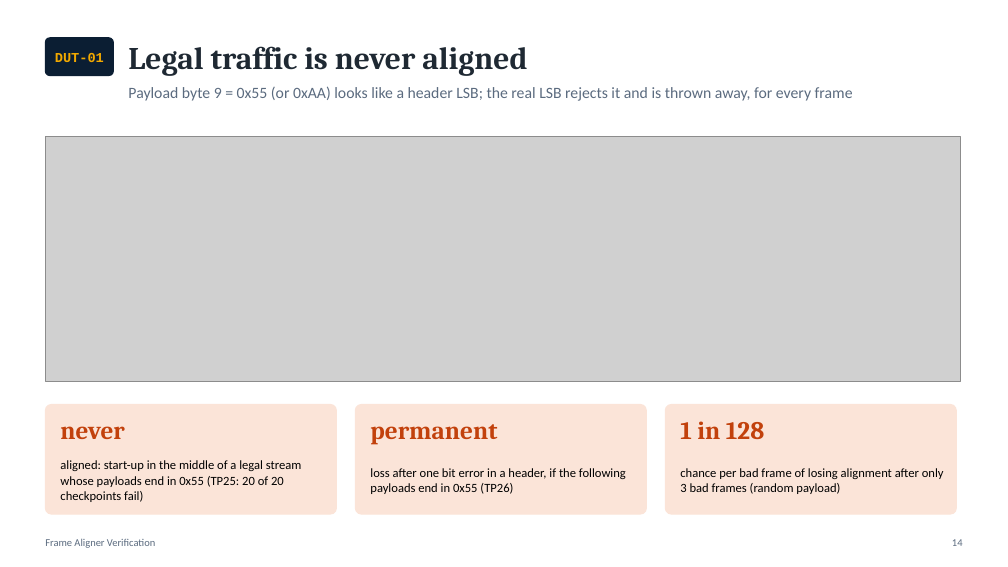
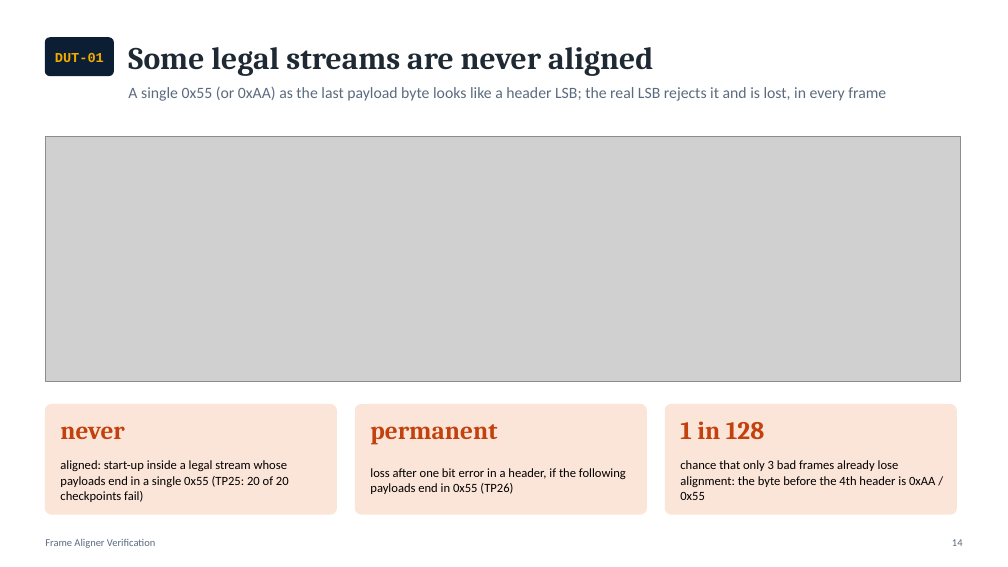
Before and after one commit to yakir1991/Frame-Aligner-verification, a slide deck: slide 14 of docs/Frame_Aligner_Verification.pptx. Drawn at 1008x567 pixels with LibreOffice and Linux fonts; fonts in the diff are those of the drawing; grey boxes stand for pictures. Boxes give left, top, right and bottom in pixels: in the first picture for what was removed or moved away, otherwise in the second. Text is boxed around its words. In the diff, an @@ line names an element or a change of style, - is before the commit and + after.

```diff
--- a/docs/Frame_Aligner_Verification.pptx
+++ b/docs/Frame_Aligner_Verification.pptx
@@ text at bbox=[128, 47, 653, 76]: text changed @@
-Legal traffic is never aligned
+Some legal streams are never aligned
@@ text at bbox=[128, 87, 886, 101]: text changed @@
-Payload byte 9 = 0x55 (or 0xAA) looks like a header LSB; the real LSB rejects it and is thrown away, for every frame
+A single 0x55 (or 0xAA) as the last payload byte looks like a header LSB; the real LSB rejects it and is lost, in every frame
@@ text at bbox=[60, 460, 289, 502]: text changed @@
-aligned: start-up in the middle of a legal stream whose payloads end in 0x55 (TP25: 20 of 20 checkpoints fail)
+aligned: start-up inside a legal stream whose payloads end in a single 0x55 (TP25: 20 of 20 checkpoints fail)
@@ text at bbox=[680, 460, 935, 500]: text changed @@
-chance per bad frame of losing alignment after only 3 bad frames (random payload)
+chance that only 3 bad frames already lose alignment: the byte before the 4th header is 0xAA / 0x55
```
Also in this commit, not shown: 12 other slides changed, 1 slide added, 8 other files.
